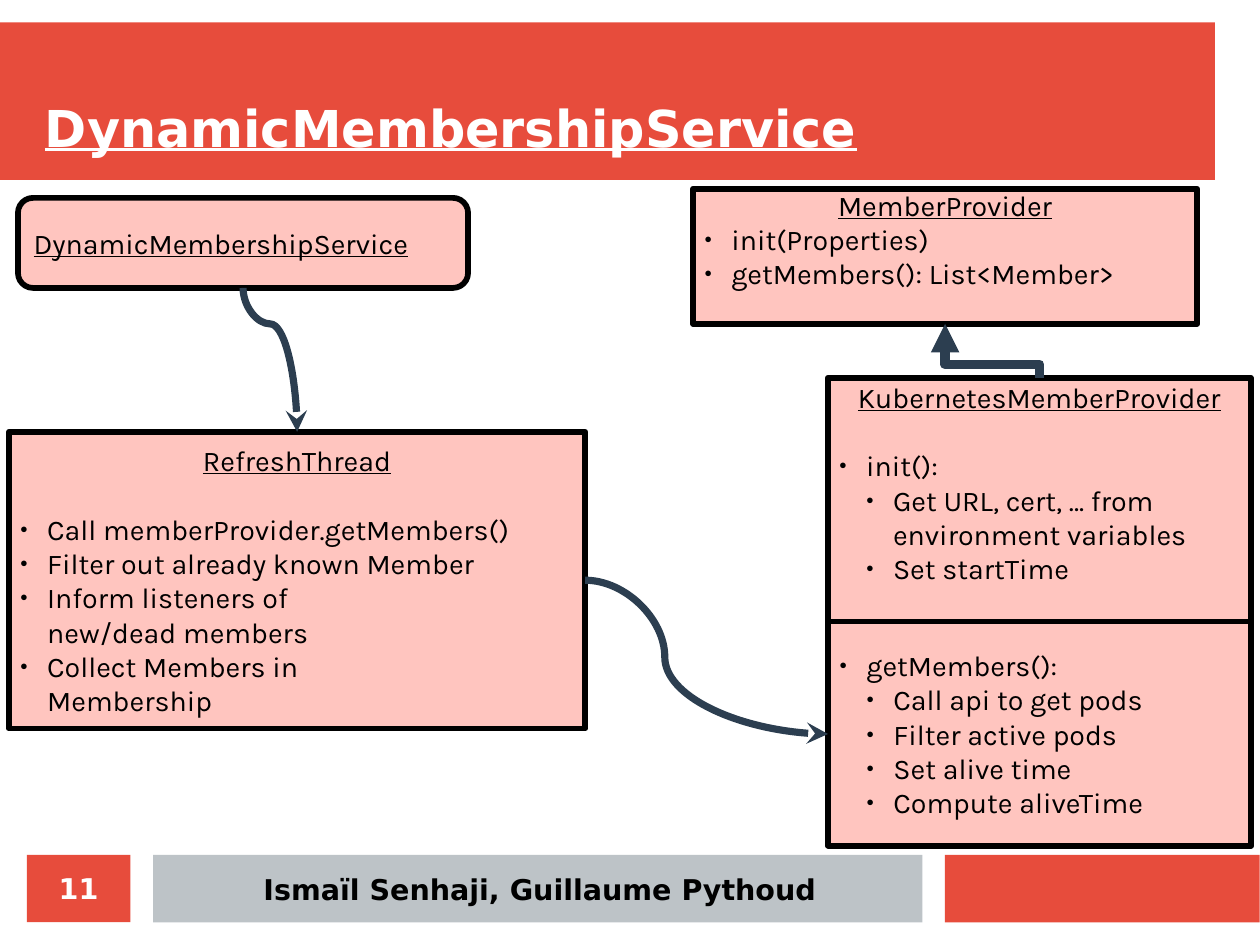
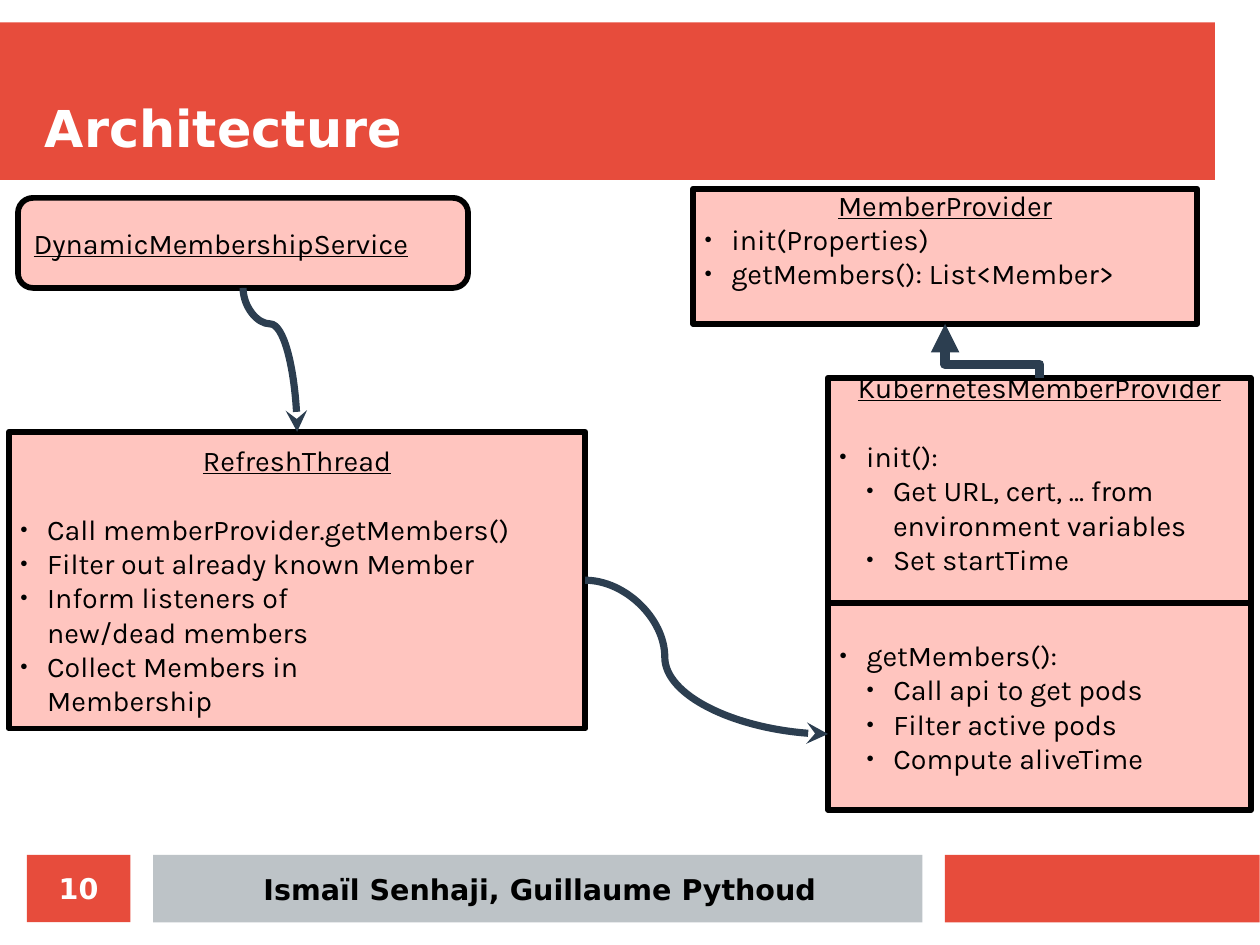
Before and after one commit to iSma/tomcat-in-the-cloud, a slide deck: slide 10 of docs/final-presentation/final_presentation.odp (slide 11 before the commit). Drawn at 1260x945 pixels with LibreOffice and Linux fonts; fonts in the diff are those of the drawing. Boxes give left, top, right and bottom in pixels: in the first picture for what was removed or moved away, otherwise in the second. Text is boxed around its words. In the diff, an @@ line names an element or a change of style, - is before the commit and + after.

```diff
--- a/docs/final-presentation/final_presentation.odp
+++ b/docs/final-presentation/final_presentation.odp
@@ title at bbox=[45, 108, 402, 148]: text changed @@
-DynamicMembershipService
+Architecture
@@ rectangle "KubernetesMemberProvider": place and size @@
-rectangle "KubernetesMemberProvider" at bbox=[828, 378, 1251, 622]
+rectangle "KubernetesMemberProvider" at bbox=[828, 378, 1251, 604]
@@ rectangle "getMembers():": place and size @@
-rectangle "getMembers():" at bbox=[829, 622, 1252, 846]
+rectangle "getMembers():" at bbox=[829, 603, 1252, 810]
@@ text in rectangle at bbox=[893, 759, 1072, 780]: paragraph removed @@
-  ● Set alive time
@@ page number at bbox=[59, 878, 99, 900]: text changed @@
-11
+10
```
Also in this commit, not shown: 8 other slides changed, 3 slides removed.
